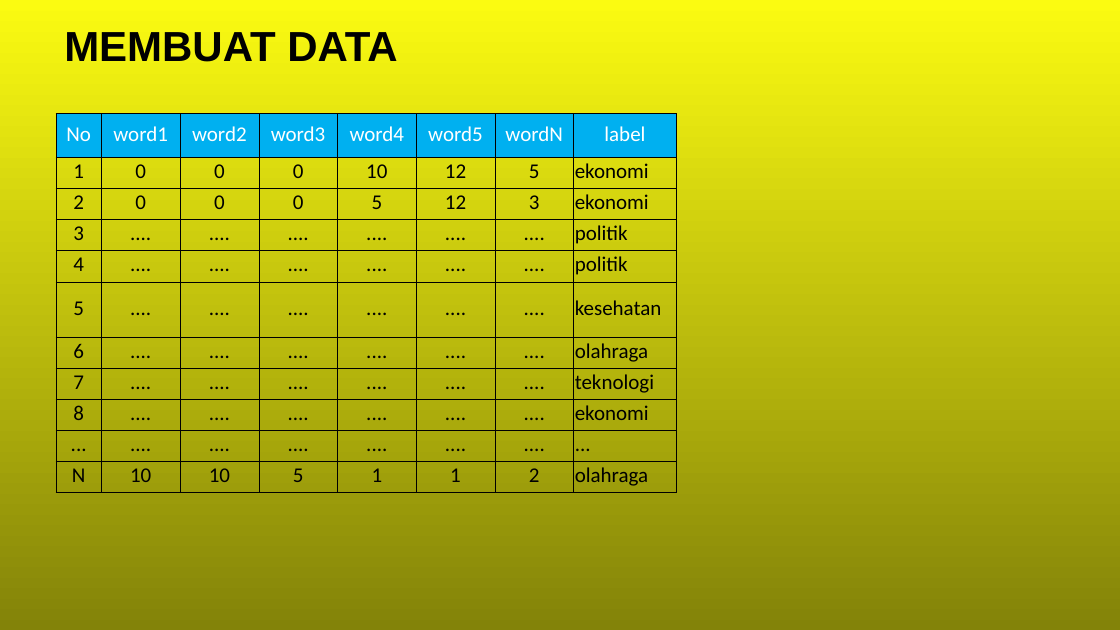
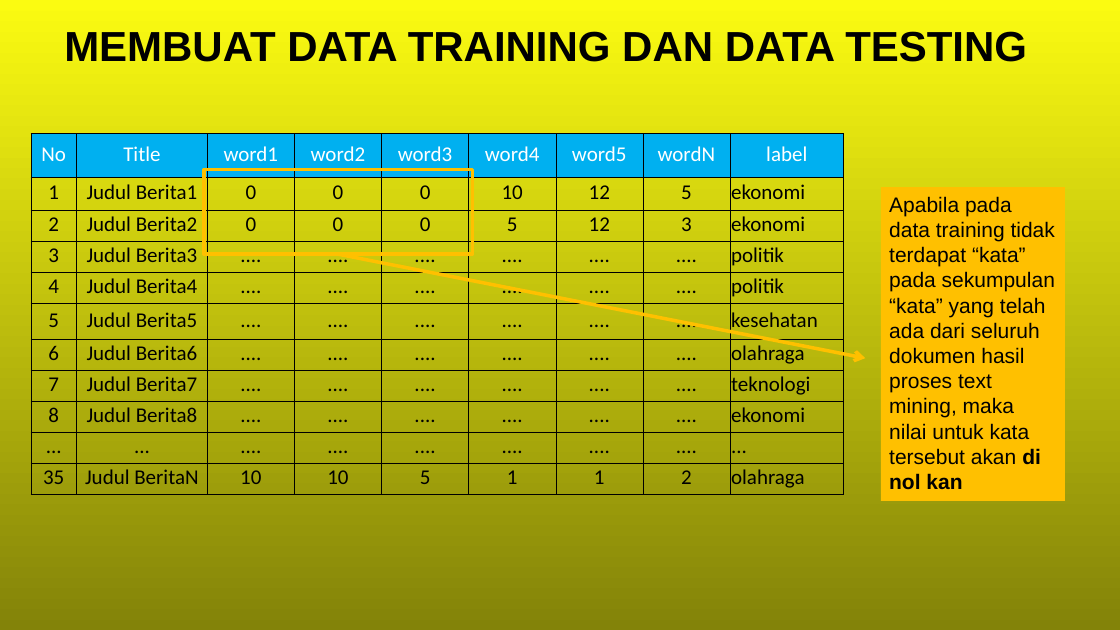
Before and after one commit to rifai716/Text-Mining-and-Classification, a slide deck: slide 9 of 2020191009_Ahmad Rifa'i_NLP Berita.pptx (slide 5 before the commit). Drawn at 1120x630 pixels with LibreOffice and Linux fonts; fonts in the diff are those of the drawing; background and template pictures are left out. Boxes give left, top, right and bottom in pixels: in the first picture for what was removed or moved away, otherwise in the second. Text is boxed around its words. In the diff, an @@ line names an element or a change of style, - is before the commit and + after.

Commit message:
percobaan write file dari list

```diff
--- a/2020191009_Ahmad Rifa'i_NLP Berita.pptx
+++ b/2020191009_Ahmad Rifa'i_NLP Berita.pptx
@@ title at box(64, 31, 1027, 62): text changed @@
-MEMBUAT DATA
+MEMBUAT DATA TRAINING DAN DATA TESTING
@@ table at box(31, 134, 845, 492) @@
-column 1: No | 1 | 2 | 3 | 4 | 5 | 6 | 7 | 8 | ... | N
+column 1: No | 1 | 2 | 3 | 4 | 5 | 6 | 7 | 8 | ... | 35
+column 2: Title | Judul Berita1 | Judul Berita2 | Judul Berita3 | Judul Berita4 | Judul Berita5 | Judul Berita6 | Judul Berita7 | Judul Berita8 | ... | Judul BeritaN
@@ table: place and size @@
-table at box(56, 113, 678, 490)
+table at box(31, 134, 845, 492)
@@ rectangle added at box(204, 170, 473, 255), outline #FFC000 3 pt @@
@@ rectangle added at box(881, 187, 1065, 501), fill #FFC000, outline #FFC000 0.5 pt, 18 pt, text #000000 @@
+Apabila pada data training tidak terdapat “kata” pada sekumpulan “kata” yang telah ada dari seluruh dokumen hasil proses text mining, maka nilai untuk kata tersebut akan di nol kan
@@ arrow added from (339, 255) to (865, 358), #FFC000 3 pt @@
```
Also in this commit, not shown: 2 other slides changed, 4 slides added, 5 other files.
